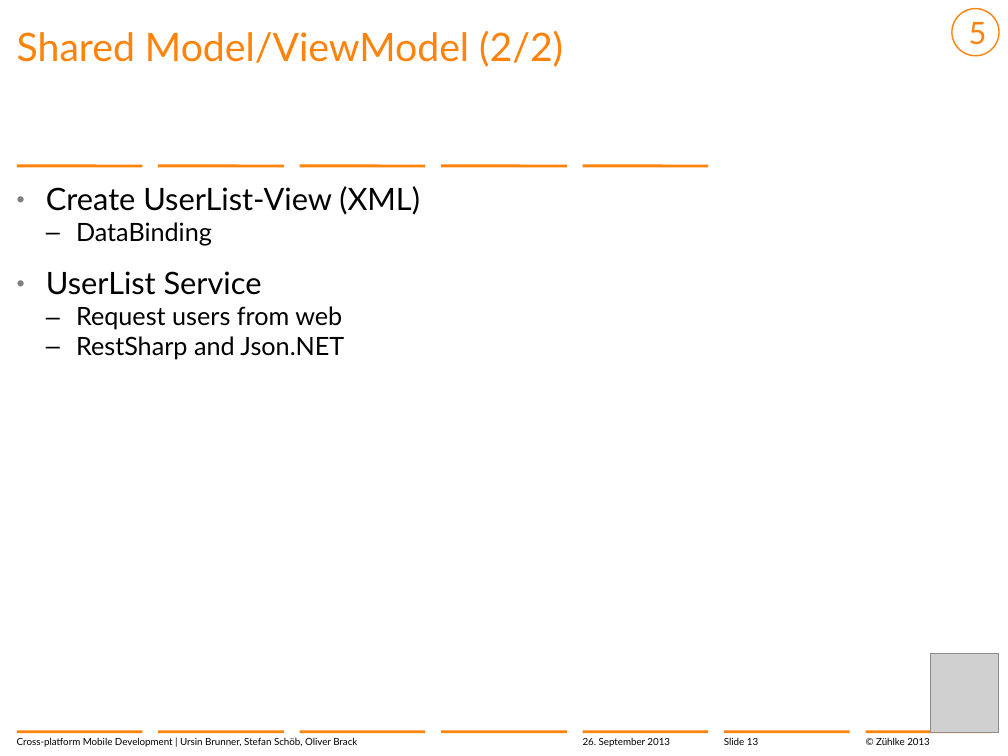
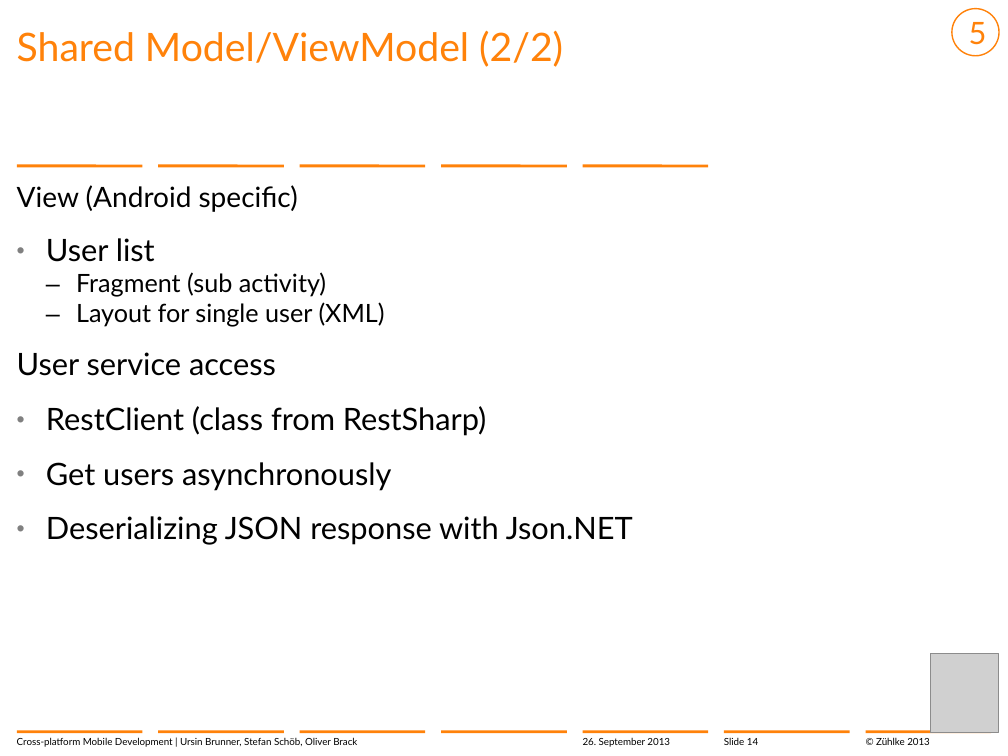
Before and after one commit to brunnurs/zxm, a slide deck: slide 14 of docs/13-09-26 Cross-platform mobile development with C#.pptx (slide 13 before the commit). Drawn at 1008x756 pixels with LibreOffice and Linux fonts; fonts in the diff are those of the drawing; grey boxes stand for pictures; background and template pictures are left out. Boxes give left, top, right and bottom in pixels: in the first picture for what was removed or moved away, otherwise in the second. Text is boxed around its words. In the diff, an @@ line names an element or a change of style, - is before the commit and + after.

```diff
--- a/docs/13-09-26 Cross-platform mobile development with C#.pptx
+++ b/docs/13-09-26 Cross-platform mobile development with C#.pptx
@@ text at bbox=[17, 185, 633, 545]: text changed; size 18 to 22 pt @@
-  • Create UserList-View (XML)
-    – DataBinding
-  • UserList Service
-    – Request users from web
-    – RestSharp and Json.NET
+View (Android specific)
+  • User list
+    – Fragment (sub activity)
+    – Layout for single user (XML)
+User service access
+  • RestClient (class from RestSharp)
+  • Get users asynchronously
+  • Deserializing JSON response with Json.NET
@@ page number at bbox=[724, 738, 758, 745]: text changed @@
-Slide 13
+Slide 14
```
Also in this commit, not shown: 12 other slides changed, 1 slide added.
